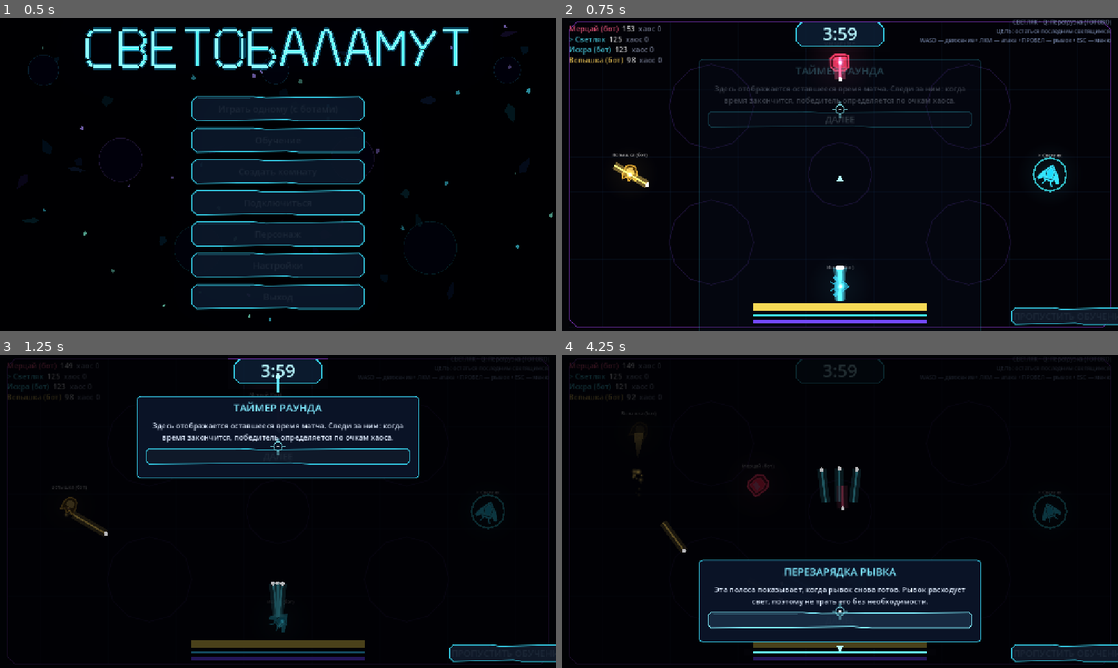
Above: before the commit, frames 1-4 (two rows, left to right).
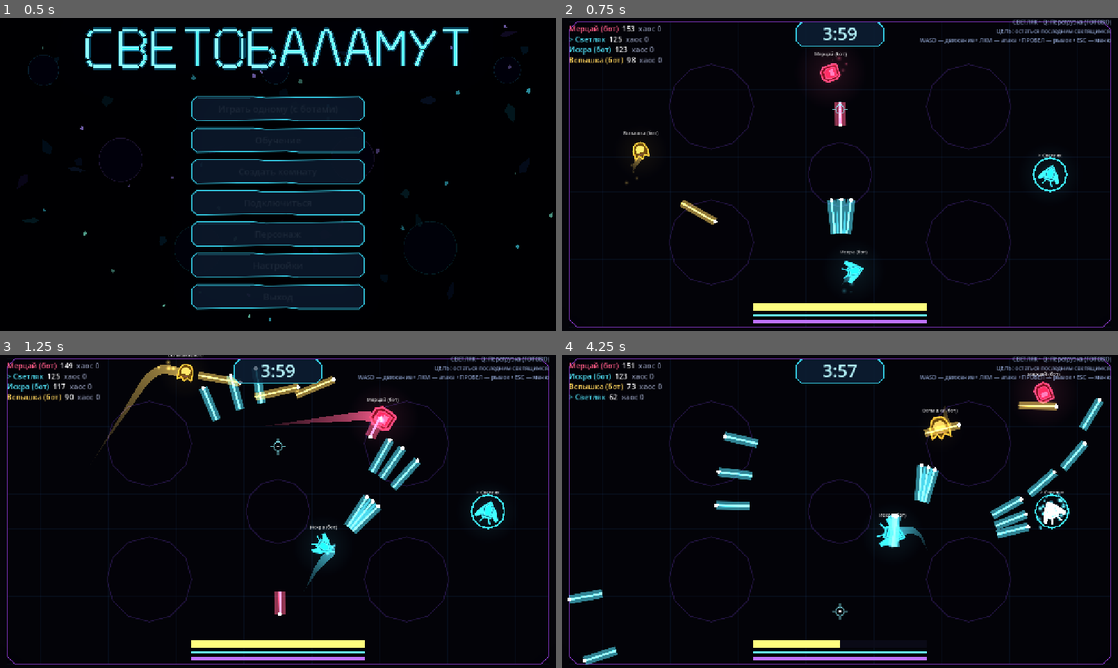
Above: after the commit, the same moments.

Repository: DvoreZZKy/svetobalamut
Game: Godot game, scene res://scenes/menu.tscn
The game is run twice, just before and just after one commit, with the same random seed, the same clock (stepped at 60 frames per second) and the same inputs.
Inputs (mouse positions are in pixels of both pictures, inside the frame that each line leads up to):
- Up to frame 1 (0.5 s): no input
- Up to frame 2 (0.75 s): click "Играть одному (с ботами)" at 0.5 s
- Up to frame 3 (1.25 s): no input
- Up to frame 4 (4.25 s): click (840, 455) at 1.25 s, where only the run before the commit has a clickable "ДАЛЕЕ"; click (840, 577) at 2 s, where only the run before the commit has a clickable "ДАЛЕЕ"; click (840, 486) at 2.75 s, where only the run before the commit has a clickable "ДАЛЕЕ"; click (840, 611) at 3.5 s, where only the run before the commit has a clickable "ДАЛЕЕ"

Frame 1 is identical in both runs. In frame 2, 7.4% of the frame differs, in the area x 1-100%, y 0-100%; in frame 3, 20%; in frame 4, 23%.
Error after the commit: Parse Error: Cannot infer the type of "me" variable because the value doesn't have a set type. (res://scripts/arena_tutorial.gd:323)

Commit message:
Teach shadow state and possession, fix skip button bounds, and return to menu after tutorial

Diff:
--- a/scripts/arena_tutorial.gd
+++ b/scripts/arena_tutorial.gd
@@ -19,7 +19,8 @@
 	{"title":"ПЕРЕДВИЖЕНИЕ","body":"Используй WASD, чтобы двигаться по арене. Попробуй переместиться — обучение продолжится автоматически.","kind":"move"},
 	{"title":"РЫВОК","body":"Рывок резко ускоряет персонажа и на короткое время помогает избежать попаданий. Нажми ПРОБЕЛ.","kind":"dash"},
 	{"title":"ОСОБАЯ СПОСОБНОСТЬ","body":"У каждого класса своя способность. Нажми Q, чтобы применить способность своего персонажа.","kind":"ability"},
-	{"title":"АТАКА","body":"Наведи указатель на соперника и нажми левую кнопку мыши. Попробуй выстрелить.","kind":"fire"}
+	{"title":"АТАКА","body":"Наведи указатель на соперника и нажми левую кнопку мыши. Попробуй выстрелить.","kind":"fire"},
+	{"title":"ВСЕЛЕНИЕ","body":"Подойди к живому игроку и нажми ПКМ или E. У тебя будет 2 секунды, чтобы управлять им и вернуться в бой.","kind":"possess"}
 ]
 
 var arena: Node2D
@@ -44,6 +45,7 @@
 var pulse := 0.0
 var finished := false
 var completion_return_to_lobby := false
+var shadow_explanation := false
 
 
 func _ready() -> void:
@@ -63,6 +65,8 @@
 				_show_ui_step(ui_index)
 			elif transition_target == "control":
 				_show_control_step(control_index)
+			elif transition_target == "shadow":
+				_show_shadow_explanation()
 		return
 	if stage == "ui_fade" or stage == "control_fade":
 		var fade_duration := 650.0 if stage == "ui_fade" else 420.0
@@ -84,7 +88,10 @@
 	elif stage == "control":
 		_update_pointer()
 		if _current_control_done():
-			_begin_transition("control", control_index + 1)
+			if str(CONTROL_STEPS[control_index].kind) == "fire":
+				_begin_transition("shadow", 0)
+			else:
+				_begin_transition("control", control_index + 1)
 	elif stage == "completion":
 		_update_completion_pulse()
 
@@ -142,11 +149,11 @@
 	skip_button = FacetButton.new()
 	skip_button.text = "ПРОПУСТИТЬ ОБУЧЕНИЕ"
 	skip_button.set_anchors_preset(Control.PRESET_BOTTOM_RIGHT)
-	skip_button.offset_left = -245
-	skip_button.offset_top = -54
+	skip_button.offset_left = -355
+	skip_button.offset_top = -58
 	skip_button.offset_right = -16
 	skip_button.offset_bottom = -14
-	skip_button.add_theme_font_size_override("font_size", 13)
+	skip_button.add_theme_font_size_override("font_size", 12)
 	skip_button.pressed.connect(_show_completion)
 	layer.add_child(skip_button)
 	_hide_shade()
@@ -274,6 +281,7 @@
 		"dash": _set_keys(["ПРОБЕЛ"])
 		"ability": _set_keys(["Q"])
 		"fire": _set_keys(["ЛКМ"])
+		"possess": _set_keys(["ПКМ", "E"])
 	next_button.visible = false
 	panel.visible = true
 	panel.modulate.a = 0.0
@@ -311,7 +319,32 @@
 		"dash": return Input.is_action_just_pressed("dash")
 		"ability": return Input.is_action_just_pressed("ability")
 		"fire": return Input.is_action_just_pressed("fire")
+		"possess":
+			var me := arena.sim.players.get(arena.local_id, {})
+			return not me.is_empty() and int(me.get("poss_target", 0)) != 0
 	return false
+
+
+
+func _show_shadow_explanation() -> void:
+	var me: Dictionary = arena.sim.players.get(arena.local_id, {})
+	if me.is_empty():
+		_show_completion()
+		return
+	arena.sim._make_shadow(me, 0, true)
+	arena.view = arena.sim.snapshot()
+	stage = "ui"
+	shadow_explanation = true
+	Engine.time_scale = 0.0
+	pointer_target = "help"
+	title_label.text = "ТЫ СТАЛ ТЕНЬЮ"
+	body_label.text = "Когда запас света заканчивается, ты превращаешься в Тень. Ты быстрее Светляков, можешь проходить сквозь арену и вселяться в живых игроков. Ищи ближайшего соперника — вернись в бой!"
+	_set_keys([])
+	next_button.visible = true
+	next_button.text = "ПОПРОБОВАТЬ ВСЕЛЕНИЕ"
+	panel.visible = true
+	panel.modulate.a = 1.0
+	_update_focus()
 
 
 func _begin_transition(next_stage: String, next_index: int) -> void:
@@ -329,6 +362,10 @@
 
 func _on_next() -> void:
 	if stage != "ui":
+		return
+	if shadow_explanation:
+		shadow_explanation = false
+		_begin_transition("control", control_index + 1)
 		return
 	ui_index += 1
 	# UI explanations are a continuous sequence: no gameplay-speed gap between them.
@@ -475,12 +512,12 @@
 	var back_to_lobby := G.tutorial_return_to_lobby
 	Engine.time_scale = NORMAL_SPEED
 	G.tutorial_active = false
+	G.tutorial_return_to_lobby = false
 	if back_to_lobby:
 		G.mode = G.tutorial_previous_mode
-		G.tutorial_return_to_lobby = false
-		get_tree().change_scene_to_file("res://scenes/menu.tscn")
 	else:
-		G.start_single_game()
+		G.mode = "single"
+	get_tree().change_scene_to_file("res://scenes/menu.tscn")
 
 
 func _restart_tutorial() -> void:
